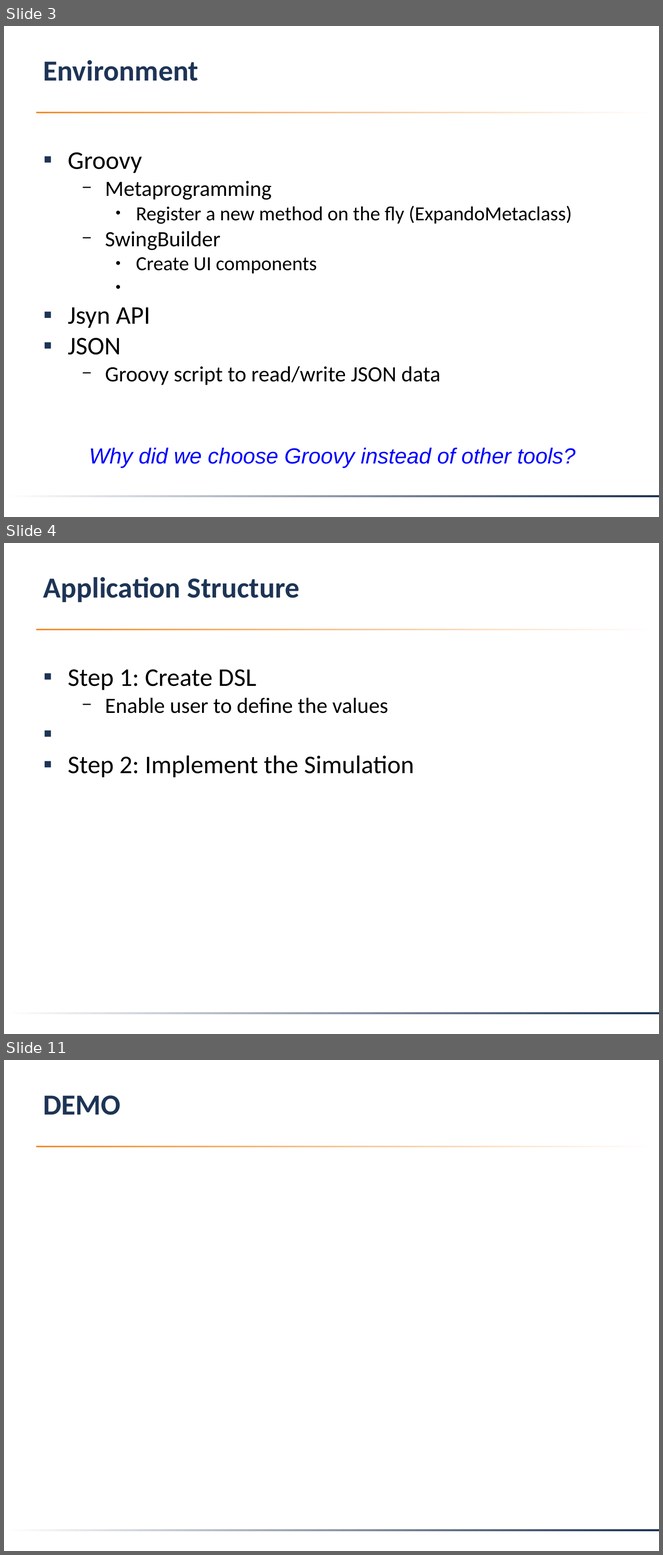
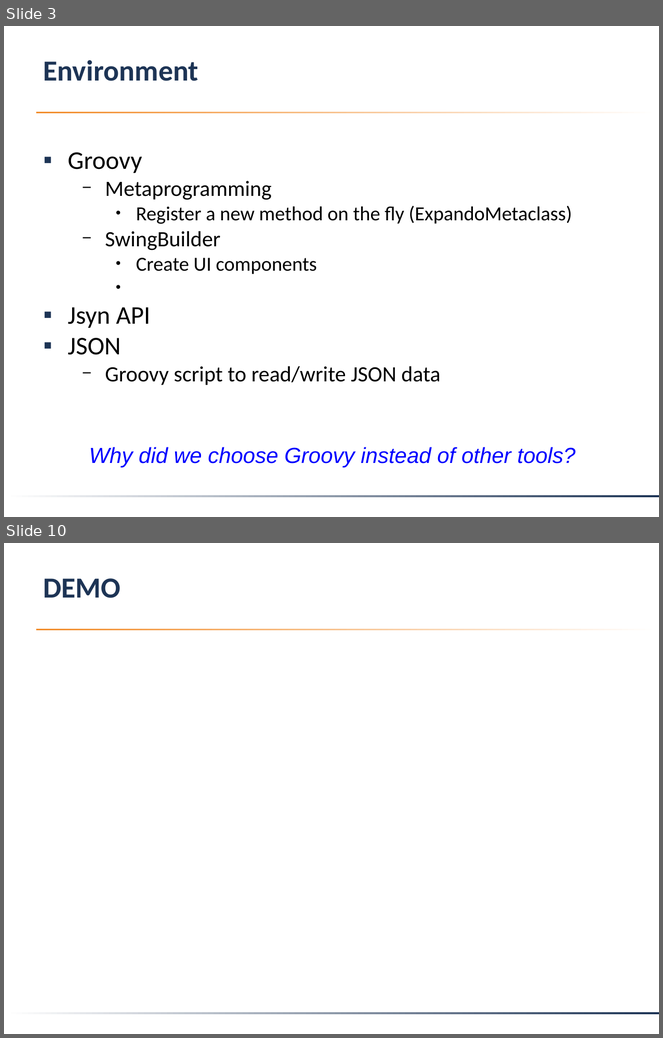
Before and after one commit to angelapopa/PSDSL, a slide deck: FinalProject/DSL_SS2018_FinalProject.pptx. Shown one above the other, each under a label of ours: slides 3, 4 and 11 before the commit, slides 3 and 10 after it; the slides between them are not shown. The pictures are 663x1555 and 663x1038 pixels, drawn with LibreOffice and Linux fonts; fonts in the diff are those of the drawing; background and template pictures are left out. Boxes give left, top, right and bottom in pixels: in the first picture for what was removed or moved away, otherwise in the second. Text is boxed around its words. In the diff, an @@ line names an element or a change of style, - is before the commit and + after.

```diff
--- a/FinalProject/DSL_SS2018_FinalProject.pptx
+++ b/FinalProject/DSL_SS2018_FinalProject.pptx
@@ slide 4 removed at [4,543,659,1034], background #FFFFFF; not listed: 2 template elements that a slide beside it also shows @@
@@ text removed at [43,577,300,602] @@
-Application Structure
@@ text removed at [68,669,414,778] @@
-▪ Step 1: Create DSL
-  − Enable user to define the values
-▪ Step 2: Implement the Simulation
@@ what was slide 11 is now slide 10 @@
```
Also in this commit, not shown: 8 slides changed, 1 other file.
